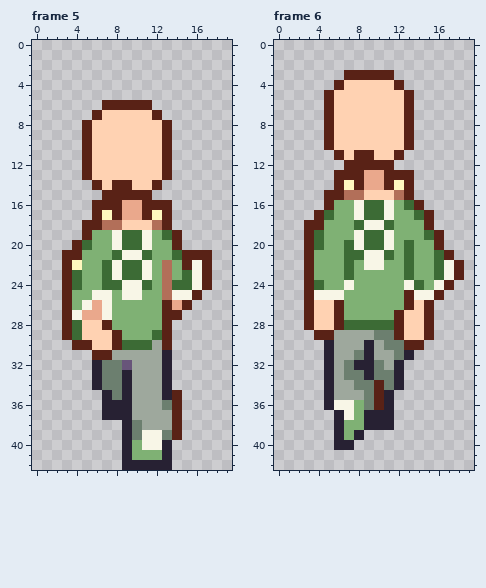
Pixel-art file, stored at michael_down_run_strip6.ase. Above is the file before it was changed.
20x43 pixels, 6 frames. Shown: frame 5, frame 6. The commit also changed other frames, which this record leaves out.
Once edited:
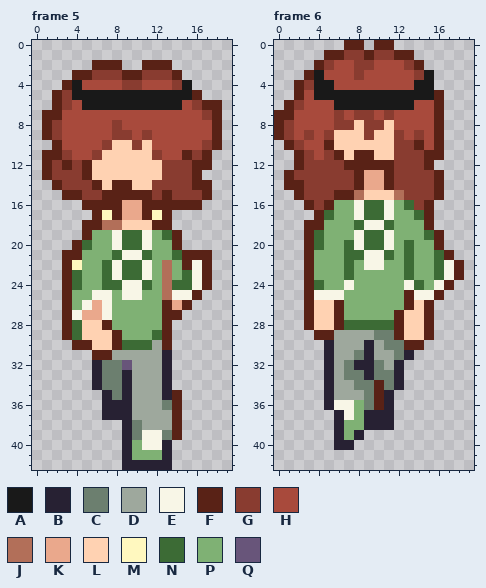
Palette (. is transparent): A #191919  B #272133  C #6c7f6f  D #9ea89d  E #f8f6e7  F #592216  G #893c30  H #a84a3c  J #b26f59  K #eaa88c  L #ffd2b2  M #fff8bf  N #3c6b35  P #7fb174  Q #68557a
The edit:
layer "forest hair" now shown
layer "Layer 3" now shown
--- frame 5, layers "Layer 3", "forest hair"
@@ x 0..19 @@
  1 ....................
- 2 ....................
- 3 ....................
- 4 ....................
- 5 ....................
- 6 .......FFFFF........
- 7 ......FLLLLLF.......
- 8 .....FLLLLLLLF......
- 9 .....FLLLLLLLF......
-10 .....FLLLLLLLF......
-11 .....FLLLLLLLF......
-12 .....FLLLLLLLF......
-13 .....FLLLLLLLF......
-14 ......FLFFLLF.......
-15 .......FFFFF........
-16 ......FFFKKFFF......
+ 2 ......FFF..FFF......
+ 3 ....FFGGGFFGGGF.....
+ 4 ...FAHHHHGGHHHGA....
+ 5 ..FGAAAAAAAAAAAAF...
+ 6 ..FGHAAAAAAAAAAHGFF.
+ 7 .FFHHHHHHHHHHHHHHGF.
+ 8 .FGHHHHHGHHHHHHHHHF.
+ 9 .FGHHHHHGGHGHHHHHHF.
+10 ..FHHHHGLLGLHHHHHGF.
+11 .FFGHHGLLLLLGHHFGF..
+12 .FGFGFLLLLLLLGGGFF..
+13 .FGGGFLLLLLLLGGGF...
+14 ..FGGGFLFFLLGGGGFF..
+15 ...FFGGFFFFFGFGGGF..
+16 .....FFFFKKFFFFFF...
 17 ......FMFKKFMF......
-18 .....FFJJLLLJF......
+18 .....FFJJLLLFF......
 19 .....FPPENNEPNF.....
--- frame 6, layers "Layer 3", "forest hair"
@@ x 0..19 @@
- 0 ....................
- 1 ....................
- 2 ....................
- 3 .......FFFFF........
- 4 ......FLLLLLF.......
- 5 .....FLLLLLLLF......
- 6 .....FLLLLLLLF......
- 7 .....FLLLLLLLF......
- 8 .....FLLLLLLLF......
- 9 .....FLLLLLLLF......
-10 .....FLLLLLLLF......
-11 ......FLFFLLF.......
-12 .......FFFFF........
-13 ......FFFKKFFF......
-14 ......FMFKKFMF......
-15 .....FFJJLLLJF......
-16 .....FPPENNEPNF.....
+ 0 .......FF.FF........
+ 1 .....FFGGFGGFF......
+ 2 ....FGHHGGHHHGF.....
+ 3 ...FAHHHGHHHHHGA....
+ 4 ..FGAAHHHHHHHHAA....
+ 5 ..FHAAAAAAAAAAAAF...
+ 6 .FGHHHAAAAAAAAHHF...
+ 7 FFHHHHGHGGHGHHHHF...
+ 8 FGHHHHGGLGGLHHHHF...
+ 9 FGHGHGLLLGLLGHGHF...
+10 .FGHHFLLLLLLGGFHF...
+11 ..FGHGFLFFLLGGGFF...
+12 ..FGGGGFFFFFGGGF....
+13 .FGGGGGGFKKFGGGGF...
+14 .FFGGGGGFKKFGGGGF...
+15 ..FGGGFFJLLLJGGGF...
+16 ...FGFPPENNEPNGF....
 17 ....FNPPENNEPPNF....
Pixel boxes of the changes (left, top, right, bottom) in both pictures:
changed: (42, 60, 222, 230)
changed: (274, 40, 444, 210)
